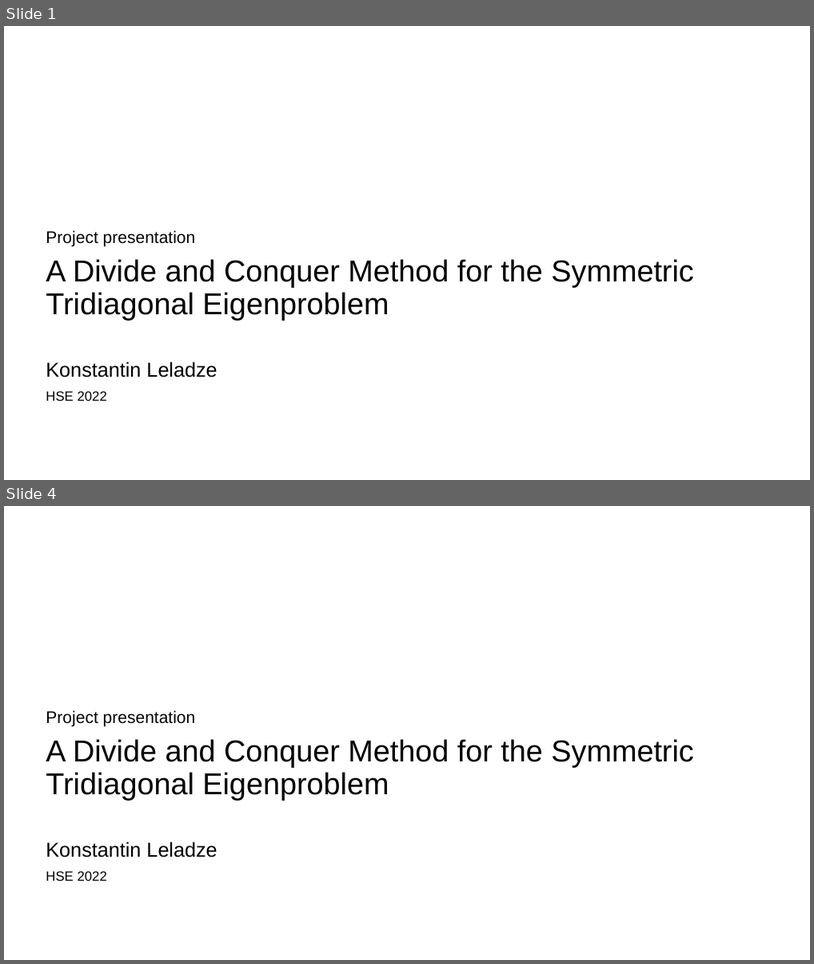
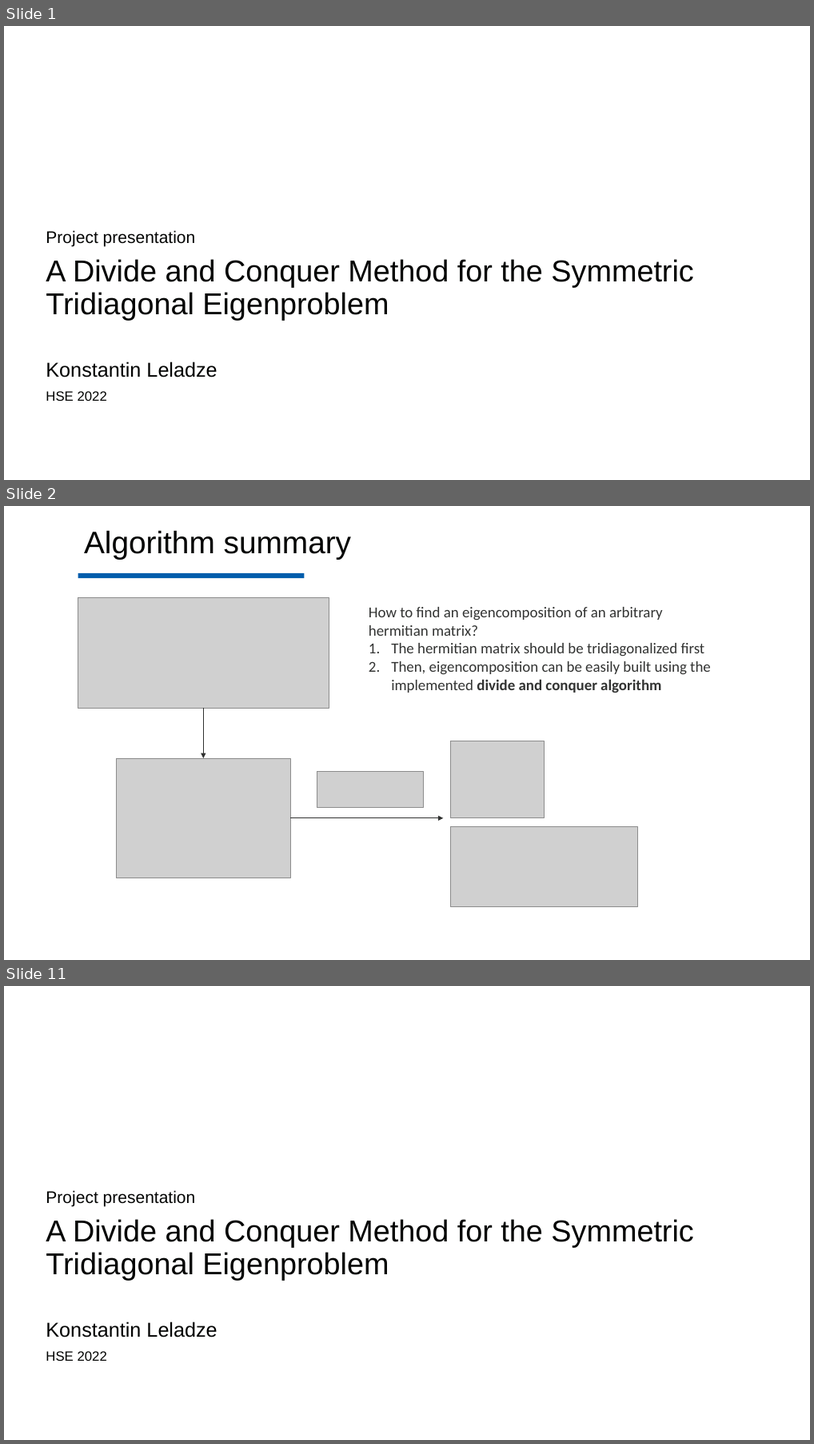
Before and after one commit to Costello1329/tridiagonal-matrix-eigen-problem, a slide deck: presentation.pptx. Shown one above the other, each under a label of ours: slides 1 and 4 before the commit, slides 1, 2 and 11 after it; the slides between them are not shown. The pictures are 814x964 and 814x1444 pixels, drawn with LibreOffice and Linux fonts; fonts in the diff are those of the drawing; grey boxes stand for pictures; background and template pictures are left out. Boxes give left, top, right and bottom in pixels: in the first picture for what was removed or moved away, otherwise in the second. Text is boxed around its words. In the diff, an @@ line names an element or a change of style, - is before the commit and + after.

Commit message:
added presentation

```diff
--- a/presentation.pptx
+++ b/presentation.pptx
@@ slide 2 added at bbox=[4, 506, 810, 960], background #FEFEFE @@
@@ text added at bbox=[84, 531, 352, 559], 37 pt, text #020302 @@
+Algorithm summary
@@ line added from (78, 576) to (304, 576), #015DAC 6 pt @@
@@ picture added at bbox=[78, 598, 330, 708] @@
@@ text added at bbox=[369, 607, 711, 692], 18 pt, text #323332 @@
+How to find an eigencomposition of an arbitrary hermitian matrix?
+1. The hermitian matrix should be tridiagonalized first
+2. Then, eigencomposition can be easily built using the implemented divide and conquer algorithm
@@ arrow added from (204, 708) to (204, 758), #313231 0.75 pt @@
@@ picture added at bbox=[451, 740, 544, 818] @@
@@ picture added at bbox=[117, 758, 290, 878] @@
@@ picture added at bbox=[318, 771, 424, 808] @@
@@ arrow added from (290, 818) to (444, 818), #313231 0.75 pt @@
@@ picture added at bbox=[450, 827, 638, 907] @@
@@ what was slide 4 is now slide 11 @@
```
Also in this commit, not shown: 8 other slides added, 2 slides removed, 1 other file.
